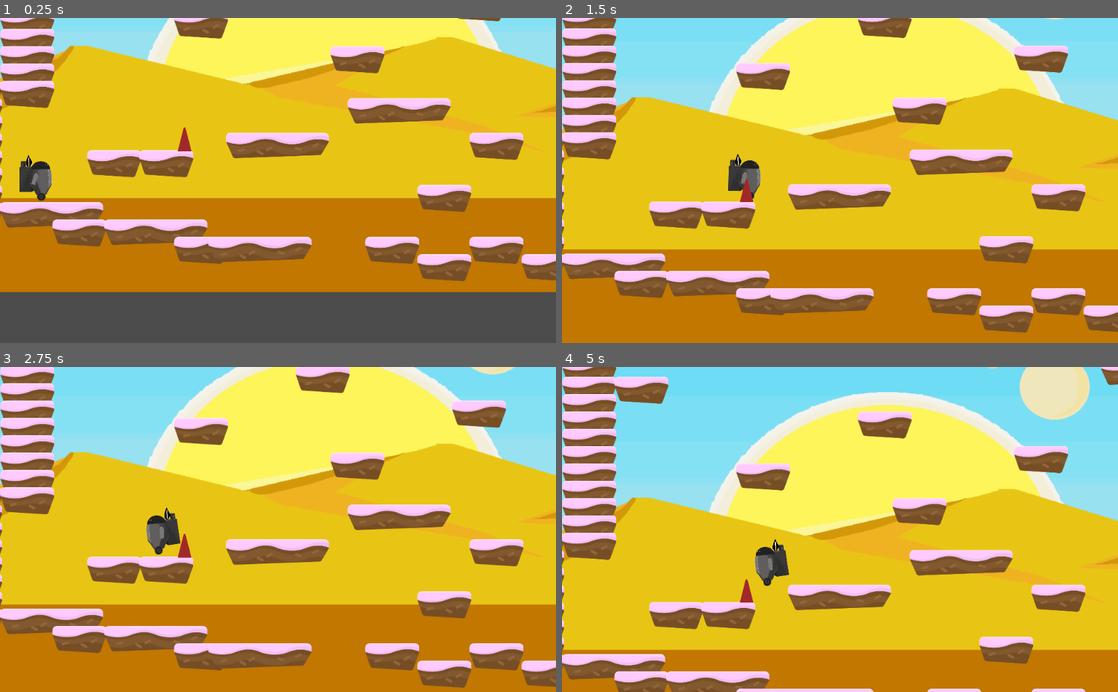
Above: before the commit, frames 1-4 (two rows, left to right).
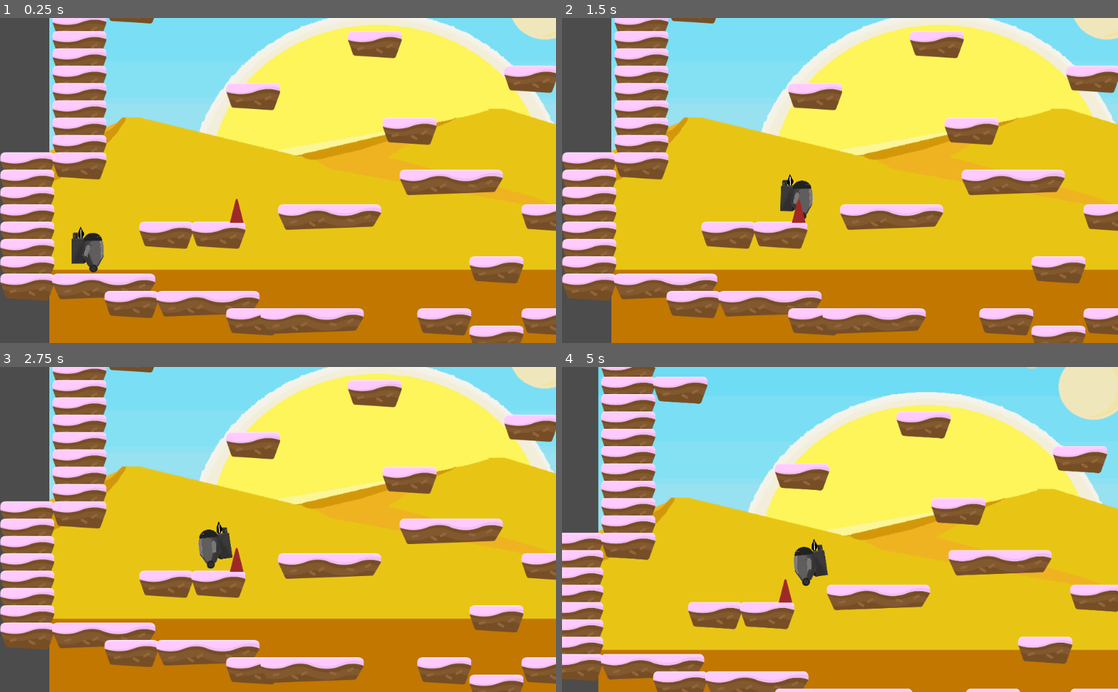
Above: after the commit, the same moments.

Repository: AkaiTobira/DesRepair
Game: Godot game, scene res://Scenes/LVL1.tscn
Same seed, same stepped clock (60 frames per second), same inputs: the game is played once before the commit and once after it. The engine's default icon, where the game draws it, is replaced by a stand-in: a white triangle on a blue panel in a dark square.
Inputs (mouse positions are in pixels of both pictures, inside the frame that each line leads up to):
- Up to frame 1 (0.25 s): no input
- Up to frame 2 (1.5 s): move the mouse to (962, 164) at 0.52 s; hold Right (ui_right) from 0.53 s (still down); click (962, 164) at 0.67 s; tap Up (jump) at 0.77 s; move the mouse to (728, 196) at 1.27 s
- Up to frame 3 (2.75 s): tap Up (jump) at 1.52 s; move the mouse to (333, 458) at 2.02 s; release Right (ui_right) at 2.03 s; hold Left (ui_left) from 2.03 s (still down)
- Up to frame 4 (5 s): move the mouse to (812, 594) at 2.77 s; release Left (ui_left) at 2.78 s; hold Right (ui_right) 2.78-4.28 s; click (812, 594) at 2.92 s; tap Up (jump) at 3.02, 3.77, 4.52 s; move the mouse to (1006, 578) at 3.52 s; move the mouse to (673, 480) at 4.27 s; hold Left (ui_left) from 4.28 s (still down)

The runs differ from the first frame. In frame 1, 79% of the frame differs, in the area x 0-100%, y 0-100%; in frame 2, 54%; in frame 3, 52%; in frame 4, 36%.

Commit message:
camera limits

Diff:
--- a/Scripts/Player.gd
+++ b/Scripts/Player.gd
@@ -22,6 +22,17 @@
 var grapling_speed          = 1500
 var grapling_direction      = Vector2(0,0)
 var grapling_hit_point      = Vector2(0,0)
+
+func _ready():
+	var tilemap_rect = get_parent().get_node("TileMap").get_used_rect()
+	var tilemap_cell_size = get_parent().get_node("TileMap").cell_size
+
+	$Camera2D.limit_left = tilemap_rect.position.x * tilemap_cell_size.x
+	$Camera2D.limit_right = tilemap_rect.end.x * tilemap_cell_size.x
+	$Camera2D.limit_top = tilemap_rect.position.y * tilemap_cell_size.y
+	$Camera2D.limit_bottom = tilemap_rect.end.y * tilemap_cell_size.y
+
+
 
 func activate_GramplingHook():
 	if Input.is_mouse_button_pressed(BUTTON_RIGHT) and not ( grapling_shooted or  grapling_hooked) :
